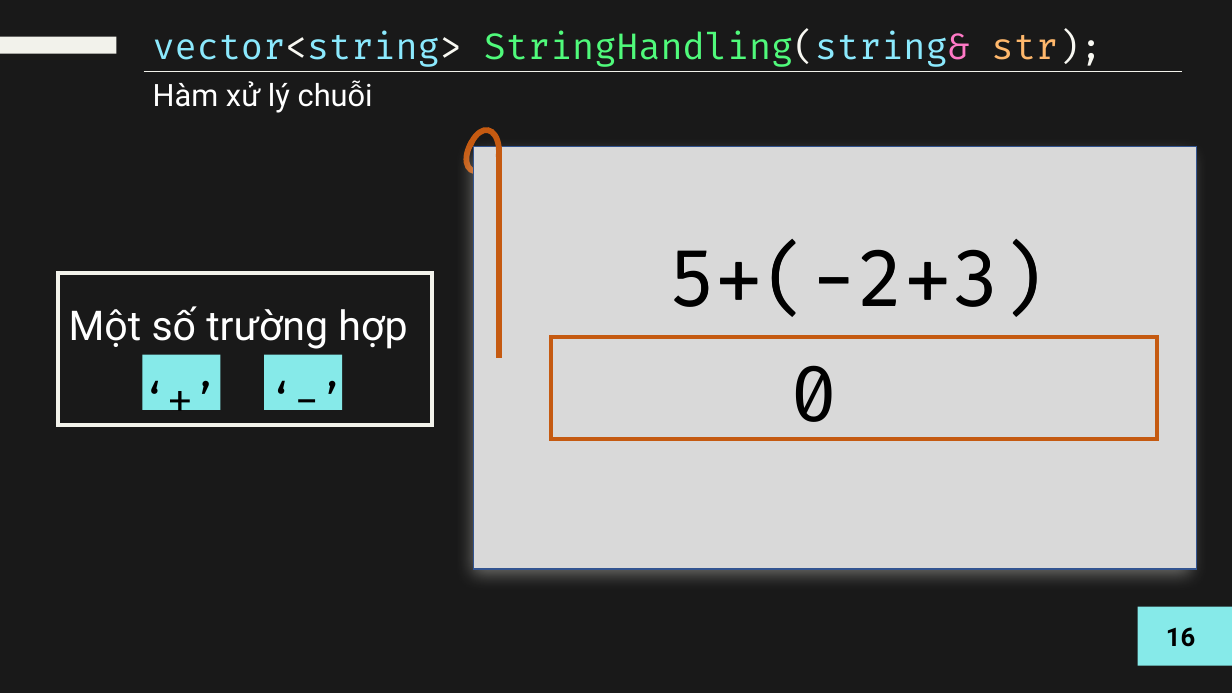
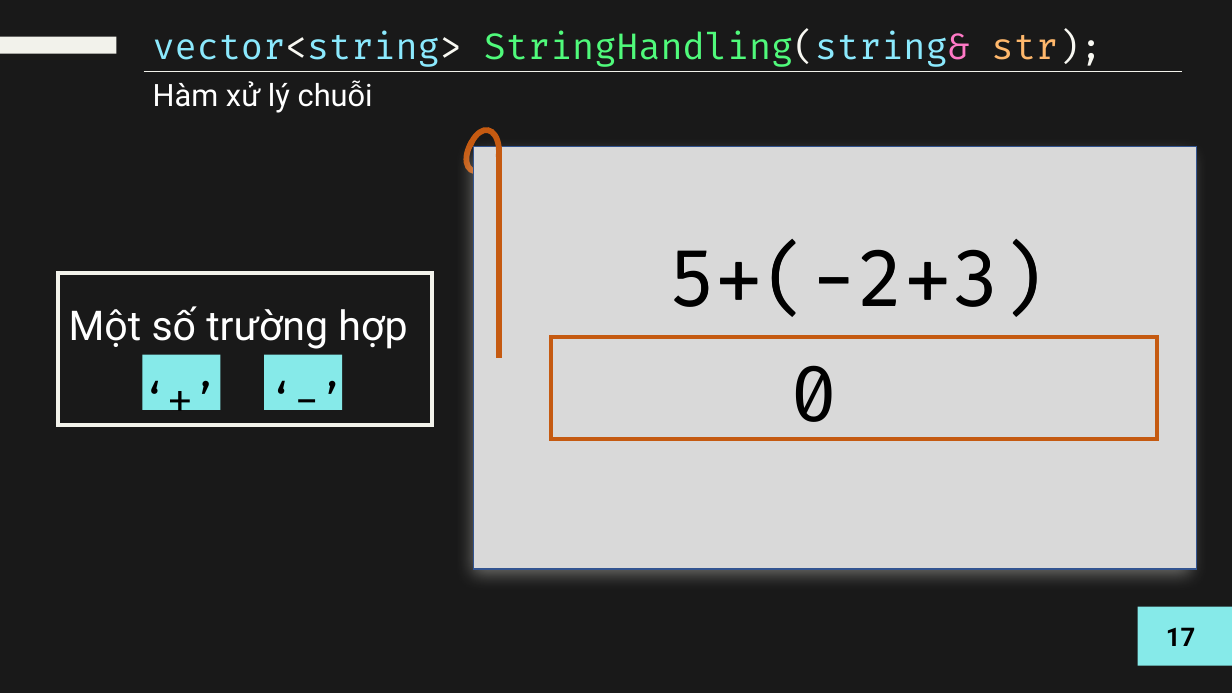
Before and after one commit to ngocson1042002/Project-OOP, a slide deck: slide 28 of Presentation-Bai2.pptx (slide 27 before the commit). Drawn at 1232x693 pixels with LibreOffice and Linux fonts; fonts in the diff are those of the drawing. Boxes give left, top, right and bottom in pixels: in the first picture for what was removed or moved away, otherwise in the second. Text is boxed around its words. In the diff, an @@ line names an element or a change of style, - is before the commit and + after.

```diff
--- a/Presentation-Bai2.pptx
+++ b/Presentation-Bai2.pptx
@@ text at box(1166, 627, 1195, 646): text changed @@
-16
+17
```
Also in this commit, not shown: 33 other slides changed, 1 slide added, 5 other files.
